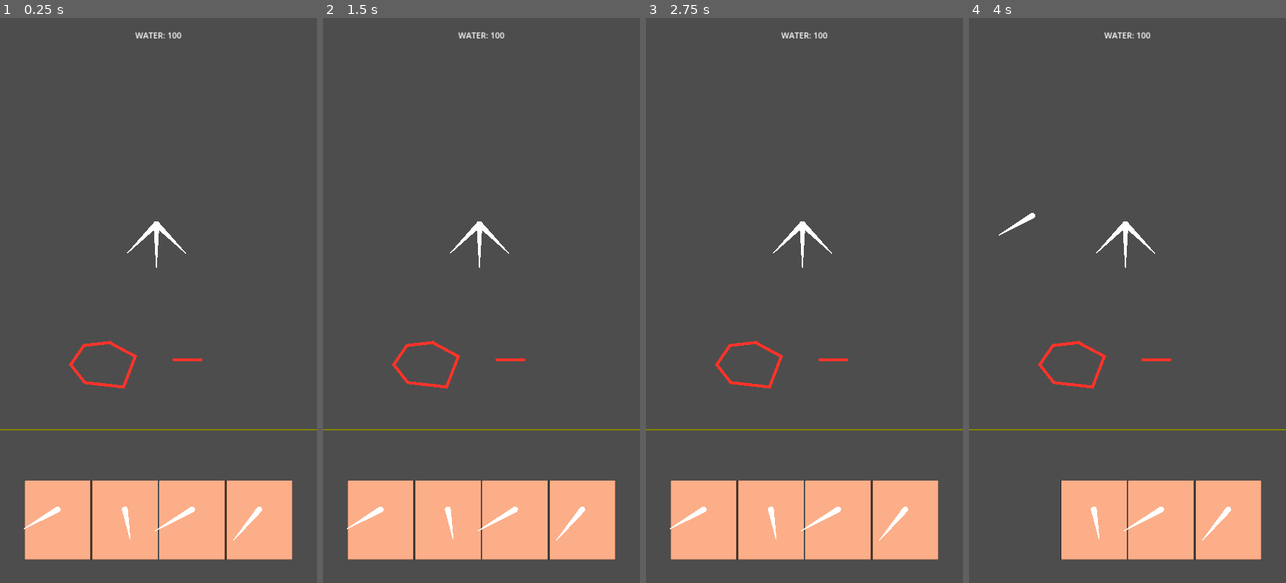
Above: before the commit, frames 1-4 (left to right).
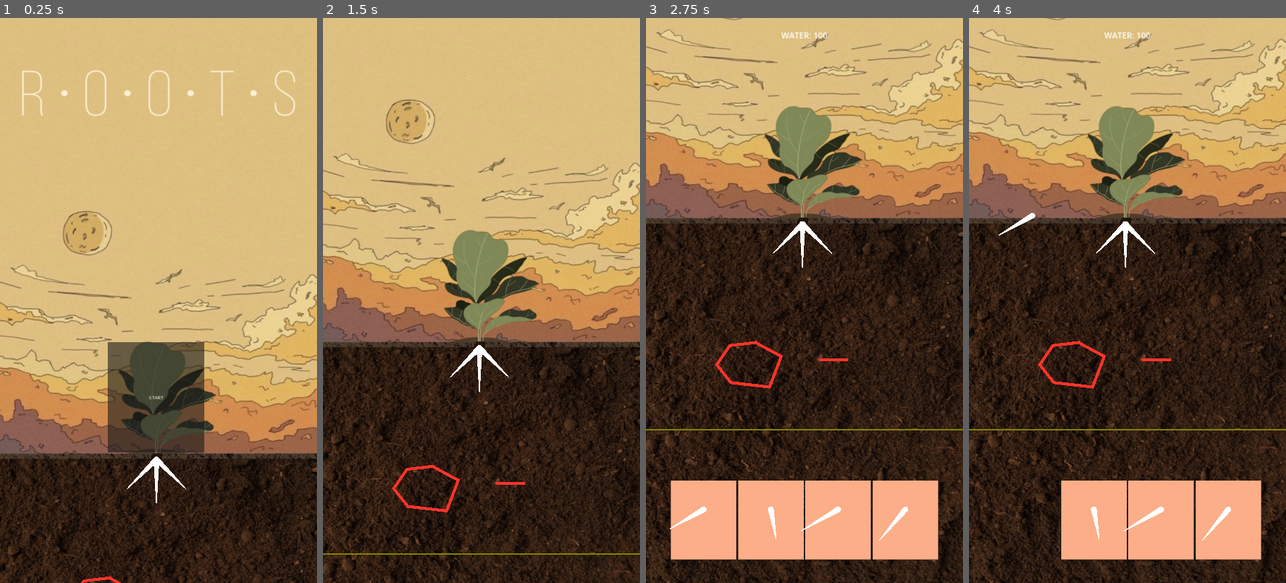
Above: after the commit, the same moments.

Repository: Disablak/ggj23
Game: Godot game, scene res://Main.tscn
The game is run twice, just before and just after one commit, with the same random seed, the same clock (stepped at 60 frames per second) and the same inputs.
Inputs (mouse positions are in pixels of both pictures, inside the frame that each line leads up to):
- Up to frame 1 (0.25 s): no input
- Up to frame 2 (1.5 s): click (478, 396) at 0.5 s, where only the run after the commit has a clickable "START"; drag from (478, 232) to (513, 176) at 1.27 s
- Up to frame 3 (2.75 s): drag from (801, 232) to (788, 413) at 2.02 s
- Up to frame 4 (4 s): move the mouse to (1124, 232) at 2.77 s; click (1124, 232) at 2.92 s; tap Enter at 3.5 s; drag from (1026, 520) to (1032, 215) at 3.52 s

The runs differ from the first frame. In frame 1, 100% of the frame differs, in the area x 0-100%, y 0-100%; in frame 2, 100%; in frame 3, 87%; in frame 4, 90%.

Commit message:
visual update

Diff:
--- /dev/null
+++ b/Main.gd
@@ -0,0 +1,31 @@
+extends Node2D
+
+
+@onready var root_controller: RootController = $RootController as RootController
+@onready var gui: GUI = $GUI as GUI
+@onready var camera = $Camera2D
+
+const MENU_POS = Vector2(0, -800)
+const GAME_POS = Vector2.ZERO
+const TWEEN_TIME = 2
+
+
+func _ready() -> void:
+	pass
+
+
+func _on_button_start_button_down() -> void:
+	press_start()
+
+
+func press_start():
+	var tween = create_tween()
+	tween.set_trans(Tween.TRANS_SINE)
+	tween.tween_property(camera, "position", GAME_POS, TWEEN_TIME)
+	tween.tween_callback(on_moved_to_game)
+
+	gui.on_start_move_down()
+
+
+func on_moved_to_game():
+	gui.on_moved_down()
--- a/Main.tscn
+++ b/Main.tscn
@@ -1,12 +1,23 @@
-[gd_scene load_steps=3 format=3 uid="uid://cklgl30hr6mpj"]
+[gd_scene load_steps=4 format=3 uid="uid://cklgl30hr6mpj"]
 
-[ext_resource type="PackedScene" uid="uid://y7x5p6jdqsbb" path="res://scenes/RootController.tscn" id="1_s3a7g"]
+[ext_resource type="PackedScene" path="res://scenes/RootController.tscn" id="1_s3a7g"]
+[ext_resource type="Script" path="res://Main.gd" id="1_t3ajk"]
 [ext_resource type="PackedScene" uid="uid://bw5kknbndskdt" path="res://scenes/GUI.tscn" id="2_cgefh"]
 
 [node name="Main" type="Node2D"]
+script = ExtResource("1_t3ajk")
 
 [node name="RootController" parent="." instance=ExtResource("1_s3a7g")]
 
 [node name="GUI" parent="." instance=ExtResource("2_cgefh")]
 offset_right = 1080.0
 offset_bottom = 1920.0
+
+[node name="Camera2D" type="Camera2D" parent="."]
+position = Vector2(2.08165e-12, -800)
+offset = Vector2(540, 960)
+current = true
+
+[connection signal="button_down" from="GUI/ButtonStart" to="." method="_on_button_start_button_down"]
+
+[editable path="GUI"]
--- a/scenes/GUI.tscn
+++ b/scenes/GUI.tscn
@@ -13,7 +13,16 @@
 mouse_filter = 1
 script = ExtResource("1_ghebo")
 
+[node name="ButtonStart" type="Button" parent="."]
+layout_mode = 0
+offset_left = 367.0
+offset_top = 302.0
+offset_right = 696.0
+offset_bottom = 676.0
+text = "START"
+
 [node name="LabelWater" type="Label" parent="."]
+visible = false
 layout_mode = 1
 anchors_preset = 10
 anchor_right = 1.0
--- a/scenes/RootController.tscn
+++ b/scenes/RootController.tscn
@@ -1,10 +1,12 @@
-[gd_scene load_steps=6 format=3 uid="uid://y7x5p6jdqsbb"]
+[gd_scene load_steps=8 format=3 uid="uid://dbkmp2ibax21o"]
 
 [ext_resource type="Script" path="res://scripts/RootsController.gd" id="1_1ldu6"]
 [ext_resource type="PackedScene" uid="uid://bmcsnc8is2ew7" path="res://scenes/Stick.tscn" id="2_4pwkq"]
 [ext_resource type="Script" path="res://scripts/DrawHints.gd" id="3_16sm4"]
 [ext_resource type="Script" path="res://scripts/VisualEffects.gd" id="4_1hp63"]
 [ext_resource type="Script" path="res://scripts/Obstacle.gd" id="5_atx62"]
+[ext_resource type="Texture2D" uid="uid://b040g5e2fmrjb" path="res://assets/back test 0.jpeg" id="6_tkefn"]
+[ext_resource type="Texture2D" uid="uid://ckm50oqomx77t" path="res://assets/back test 1.jpeg" id="7_fem8a"]
 
 [node name="RootController" type="Node2D" node_paths=PackedStringArray("line2d_lower_edge", "draw_hints")]
 script = ExtResource("1_1ldu6")
@@ -61,6 +63,18 @@
 points = PackedVector2Array(64, 1, 150, 47, 110, 151, -22, 136, -70, 75, -25, 10, 69, -1)
 default_color = Color(1, 0.2, 0.160784, 1)
 
+[node name="Background" type="Sprite2D" parent="."]
+z_index = -1
+position = Vector2(542, -55.0001)
+scale = Vector2(1.71913, 1.56224)
+texture = ExtResource("6_tkefn")
+
+[node name="Ground" type="Sprite2D" parent="."]
+z_index = -2
+position = Vector2(536.5, 1405.5)
+scale = Vector2(1.76462, 1.51855)
+texture = ExtResource("7_fem8a")
+
 [connection signal="on_wrong_release" from="." to="VisualEffects" method="_on_root_controller_on_wrong_release"]
 
 [editable path="Stick"]
--- a/scripts/GUI.gd
+++ b/scripts/GUI.gd
@@ -1,6 +1,8 @@
+class_name GUI
 extends Control
 
 
+@onready var btn_start: Button = $ButtonStart
 @onready var label_water: Label = $LabelWater
 @onready var box_container: HBoxContainer = $HBoxContainer
 
@@ -20,3 +22,11 @@
 
 func _on_updated_water(value: int):
 	label_water.text = "WATER: {0}".format([value])
+
+
+func on_start_move_down():
+	btn_start.visible = false
+
+
+func on_moved_down():
+	label_water.visible = true
--- a/scripts/RootsController.gd
+++ b/scripts/RootsController.gd
@@ -136,8 +136,12 @@
 			continue
 
 		var dir = Vector2(cos(deg_to_rad(selected_stick.stick_angle)), sin(deg_to_rad(selected_stick.stick_angle)))
-		var future_stick_start = get_stick_end_pos(stick) + dir * (float(selected_stick.stick_size) / 10)
-		var future_stick_end = get_stick_end_pos(stick) + dir * selected_stick.stick_size
+		var future_size: int = selected_stick.stick_size
+		if lowest_stick == stick:
+			future_size *= float(cur_water) / 100
+
+		var future_stick_start = get_stick_end_pos(stick) + dir * (float(future_size) / 10)
+		var future_stick_end = get_stick_end_pos(stick) + dir * future_size
 
 		if stick.stick_children.size() >= MAX_STICK_CHILDREN:
 			printerr("Too many sticks!")
Binary file added: assets/back test 0.jpeg
Not shown, added: assets/back test 0.jpeg.import
Binary file added: assets/back test 1.jpeg
Not shown, added: assets/back test 1.jpeg.import
